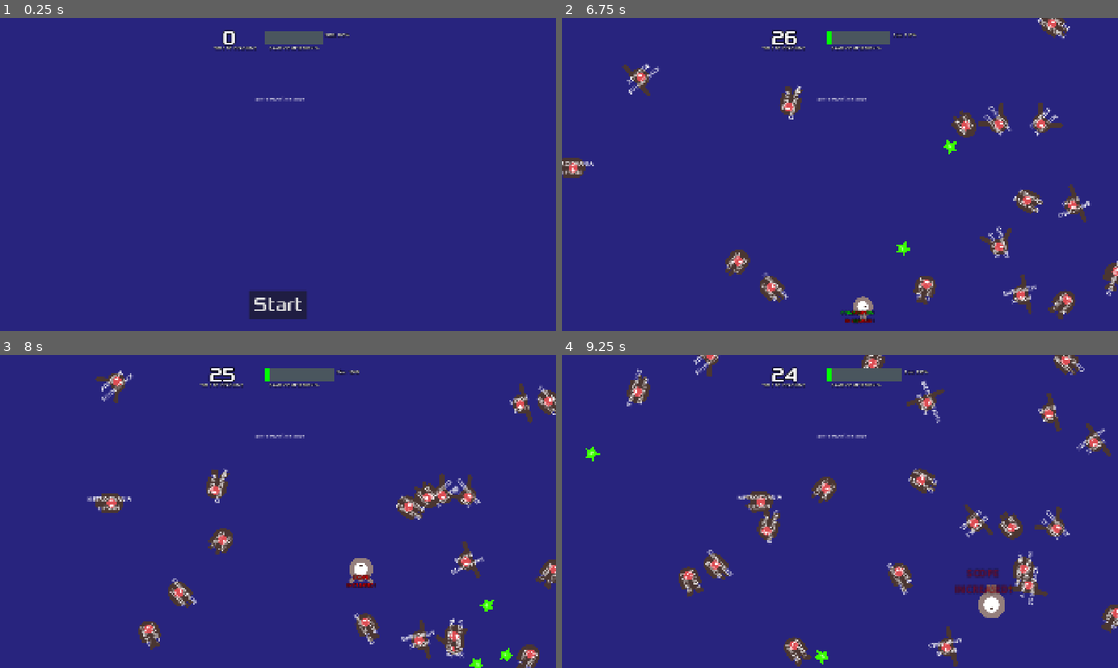
Above: before the commit, frames 1-4 (two rows, left to right).
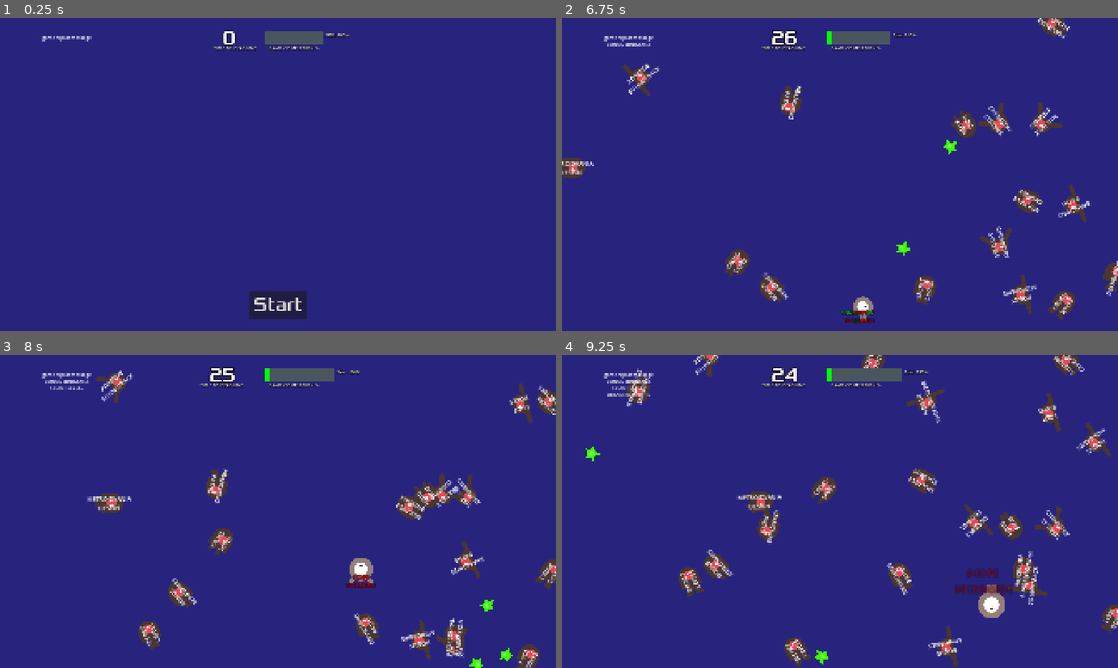
Above: after the commit, the same moments.

Repository: jorj-cedar/scope-creep
Game: Godot game, scene res://scenes/main.tscn
Two runs of this game, one before a commit and one after it. Both use one fixed random seed, a clock stepped at 60 frames per second and the inputs below.
Inputs:
- Up to frame 1 (0.25 s): no input
- Up to frame 2 (6.75 s): click "Start" at 0.5 s; tap Enter at 1.25 s; hold Right (move_right) 1.28-2.03 s; hold Down (move_down) 2.03-2.78 s; hold Right (move_right) 2.78-3.53 s; hold Up (move_up) 3.53-4.28 s; hold Left (move_left) 4.28-5.78 s; hold Down (move_down) 5.78-6.53 s; hold Right (move_right) from 6.53 s (still down)
- Up to frame 3 (8 s): release Right (move_right) at 7.28 s; hold Up (move_up) from 7.28 s (still down)
- Up to frame 4 (9.25 s): release Up (move_up) at 8.03 s; hold Right (move_right) 8.03-8.78 s; hold Down (move_down) from 8.78 s (still down)

The runs differ from the first frame. In frame 1, 0.2% of the frame differs, in the area x 7-55%, y 5-27%; in frame 2, 0.2%; in frame 3, 0.3%; in frame 4, 0.3%.

Commit message:
it tracks your failures

Diff:
--- a/scenes/hud.tscn
+++ b/scenes/hud.tscn
@@ -180,10 +180,10 @@
 anchor_top = 0.5
 anchor_right = 0.5
 anchor_bottom = 0.5
-offset_left = -302.5
-offset_top = -274.0
-offset_right = 316.0
-offset_bottom = -125.0
+offset_left = -929.0
+offset_top = -484.0
+offset_right = -530.0
+offset_bottom = 448.0
 grow_horizontal = 2
 grow_vertical = 2
 bbcode_enabled = true
--- a/scenes/main.tscn
+++ b/scenes/main.tscn
@@ -80,6 +80,7 @@
 [node name="MenuMusic" type="AudioStreamPlayer" parent="."]
 stream = ExtResource("11_ya4ey")
 
+[connection signal="add_scope" from="Player" to="." method="_on_player_add_scope"]
 [connection signal="embiggen" from="Player" to="." method="_on_player_embiggen"]
 [connection signal="hit" from="Player" to="." method="game_over"]
 [connection signal="pickup" from="Player" to="." method="_on_player_pickup"]
--- a/scripts/hud.gd
+++ b/scripts/hud.gd
@@ -36,7 +36,8 @@
 	#tween.tween_property($ProgressBar, "tint_under", Color.RED, fade_duration)
 	#tween.tween_property($ProgressBar, "tint_under", Color.BLACK, fade_duration)
 
-
+func update_scope_list(scope_list):
+	$PickupHistory.text += "\n" + scope_list[len(scope_list)-1]
 
 func show_game_over():
 	show_message("Your game got too big!")
--- a/scripts/main.gd
+++ b/scripts/main.gd
@@ -7,6 +7,9 @@
 var score
 var total_pickups: int = 0
 var max_scope: int = 10
+
+var scope_list = []
+
 
 var green = Color(0,1,0,1)
 var red = Color(1,0,0,1)
@@ -180,3 +183,10 @@
 	show_msg($Player.position,"SCOPE INCREASED!",red)
 	if max_scope == 14:
 		$HUD/ProgressBar.flash(true)
+
+
+
+
+func _on_player_add_scope(scope_name) -> void:
+	scope_list.append(scope_name)
+	$HUD.update_scope_list(scope_list)
--- a/scripts/player.gd
+++ b/scripts/player.gd
@@ -6,6 +6,7 @@
 signal hit
 signal embiggen
 signal pickup
+signal add_scope
 
 # Called when the node enters the scene tree for the first time.
 func _ready() -> void:
@@ -43,7 +44,10 @@
 	#hide()
 	#hit.emit()
 
+
+
 	embiggen.emit()
+	add_scope.emit(body.get_node("ScopeTypeLabel").text)
 	body.queue_free()
 	#$CollisionShape2D.set_deferred("disabled", true)
 
